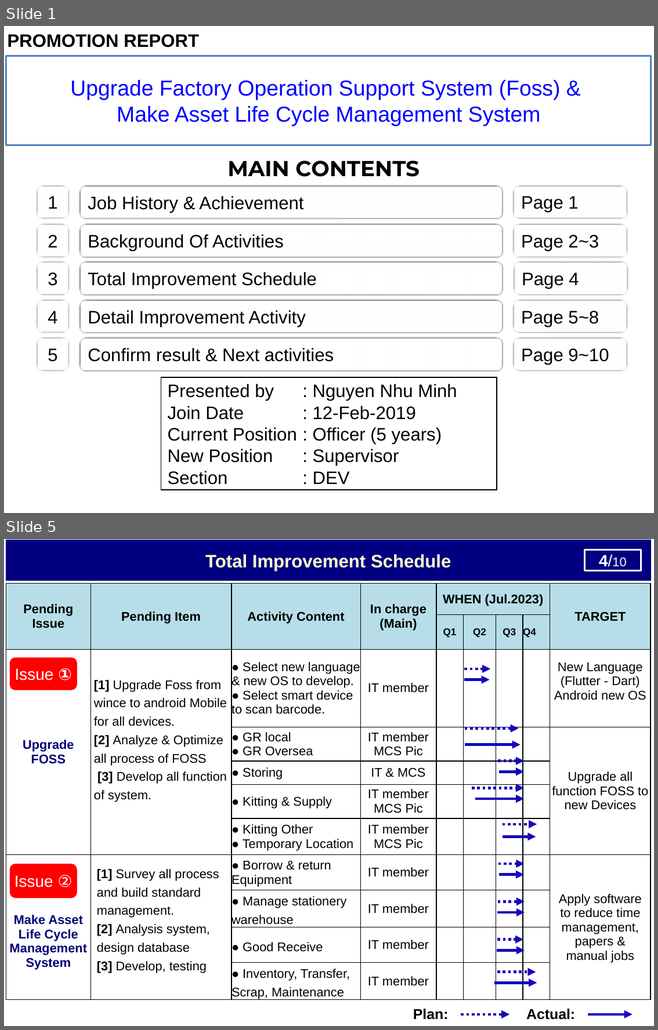
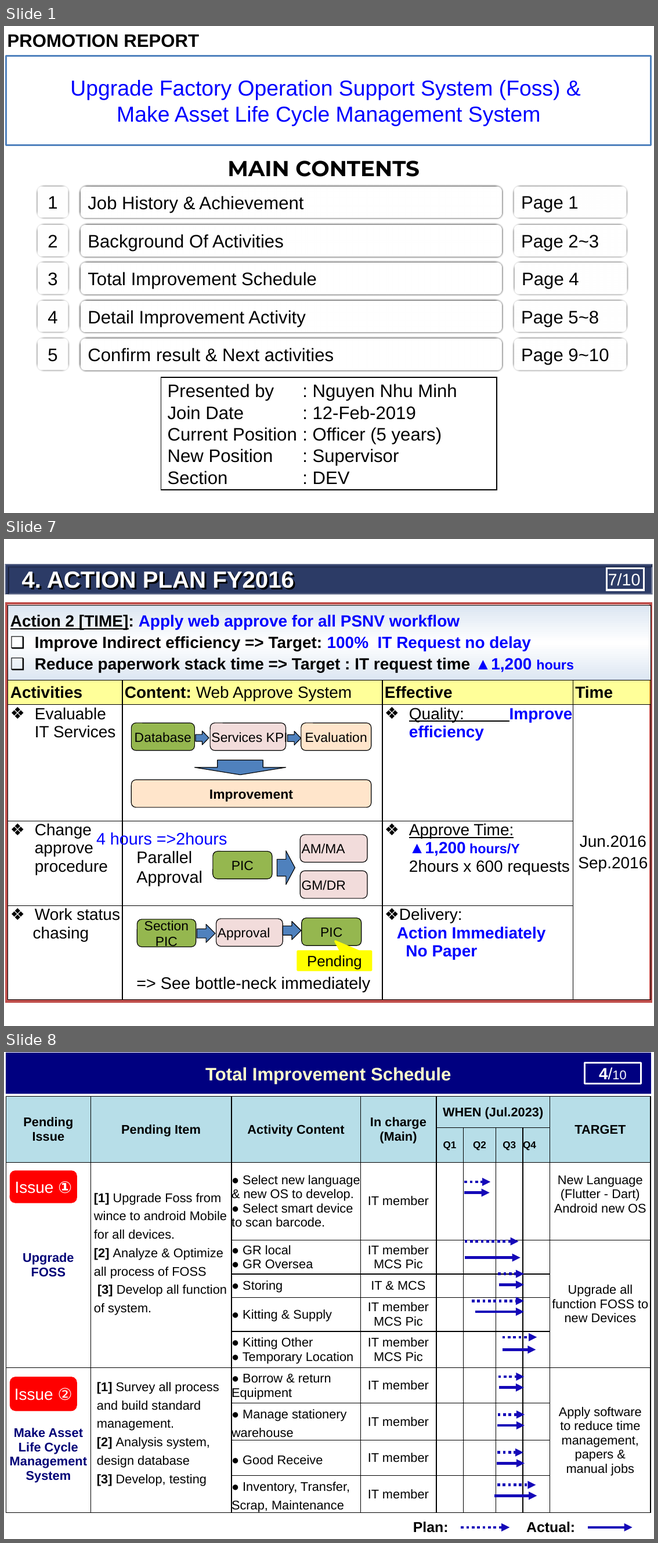
Before and after one commit to thietbicongnghevietnam/ReportPSNV, a slide deck: Report_test.pptx. Shown one above the other, each under a label of ours: slides 1 and 5 before the commit, slides 1, 7 and 8 after it; the slides between them are not shown. The pictures are 658x1030 and 658x1543 pixels, drawn with LibreOffice and Linux fonts; fonts in the diff are those of the drawing. Boxes give left, top, right and bottom in pixels: in the first picture for what was removed or moved away, otherwise in the second. Text is boxed around its words. In the diff, an @@ line names an element or a change of style, - is before the commit and + after.

```diff
--- a/Report_test.pptx
+++ b/Report_test.pptx
@@ slide 7 added at bbox=[4, 539, 654, 1026], background #FFFFFF @@
@@ group added at bbox=[5, 565, 652, 595]: 2 bevels, 1 text, 1 page number @@
+4. ACTION PLAN FY2016
+7/10
@@ rectangle added at bbox=[6, 603, 651, 1001], outline #C0504D 3 pt @@
@@ table added at bbox=[8, 605, 650, 1000], 5 rows, 4 columns @@
+Action 2 [TIME]: Apply web approve for all PSNV workflow / Improve Indirect efficiency => Target: 100% IT Request no delay / Reduce paperwork stack time => Target : IT request time ▲1,200 hours |  |  | 
+Activities | Content: Web Approve System | Effective | Time
+Evaluable IT Services |  | Quality: Improve efficiency | Jun.2016 / Sep.2016
+Change approve procedure |  | Approve Time: ▲1,200 hours/Y 2hours x 600 requests | 
+Work status / chasing |  | Delivery: Action Immediately No Paper | 
@@ group added at bbox=[132, 723, 371, 808]: 4 rounded rectangles, 2 right arrows, 1 down arrow @@
+Services KPI
+Database
+Evaluation
+Improvement
@@ text added at bbox=[96, 831, 227, 848], 18.5 pt, text #0000FF @@
+4 hours =>2hours
@@ text added at bbox=[136, 851, 202, 886], 18.5 pt, text #000000 @@
+Parallel Approval
@@ group added at bbox=[213, 835, 367, 898]: 3 rounded rectangles, 1 right arrow @@
+AM/MA
+PIC
+GM/DR
@@ group added at bbox=[137, 918, 371, 971]: 3 rounded rectangles, 2 right arrows, 1 speech box @@
+Approval
+Section
+PIC
+PIC
+Pending
@@ text added at bbox=[161, 977, 370, 993], 18.5 pt, text #000000 @@
+=> See bottle-neck immediately
@@ what was slide 5 is now slide 8 @@
```
Also in this commit, not shown: 4 slides changed, 3 other slides added.
